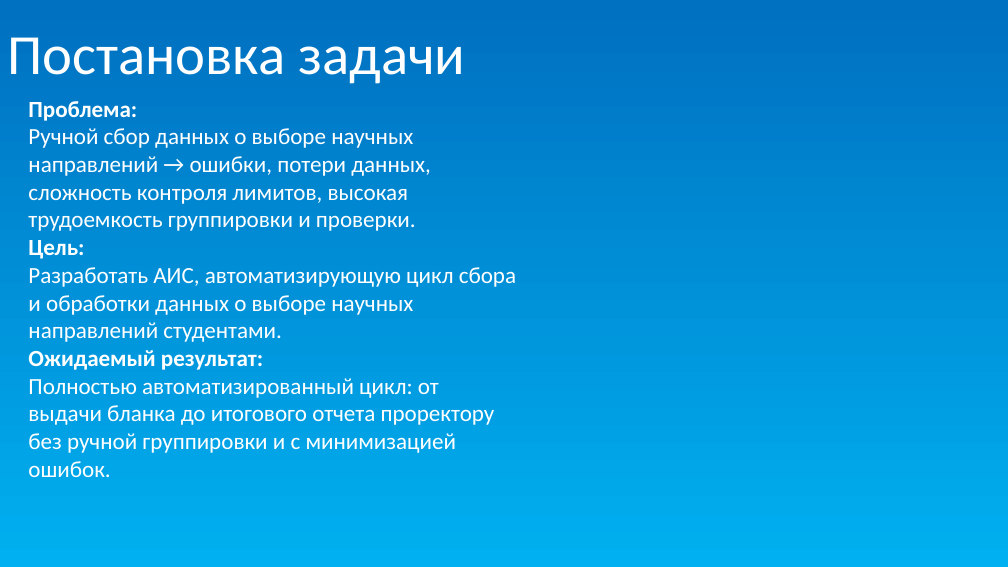
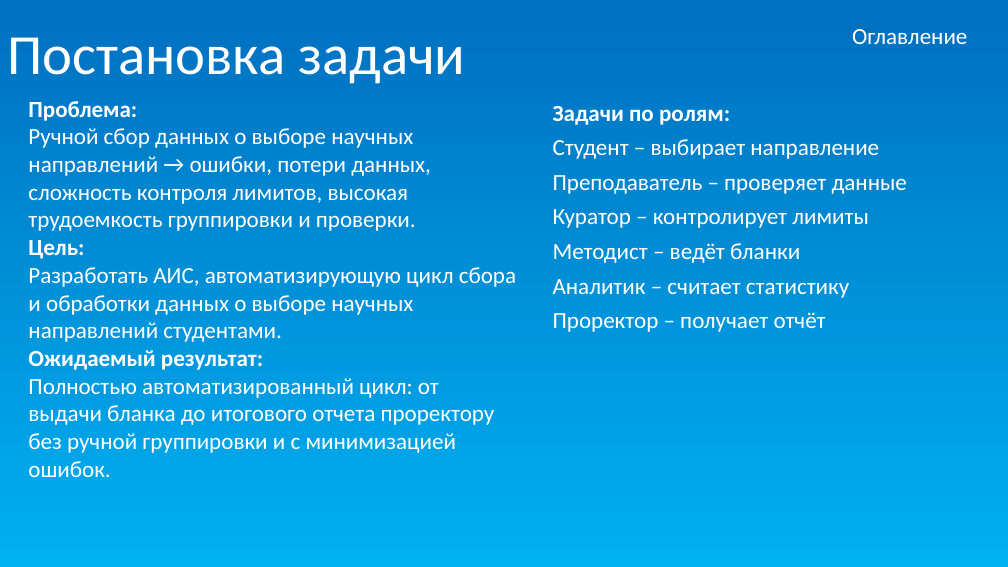
Before and after one commit to Dima-Shum/All_Documents_UP11, a slide deck: slide 3 of Шумов Д защита УП.pptx. Drawn at 1008x567 pixels with LibreOffice and Linux fonts; fonts in the diff are those of the drawing. Boxes give left, top, right and bottom in pixels: in the first picture for what was removed or moved away, otherwise in the second. Text is boxed around its words. In the diff, an @@ line names an element or a change of style, - is before the commit and + after.

```diff
--- a/Шумов Д защита УП.pptx
+++ b/Шумов Д защита УП.pptx
@@ text added at bbox=[852, 29, 967, 44], 22 pt, text #FFFFFF @@
+Оглавление
@@ text added at bbox=[553, 106, 907, 332], 22 pt, text #FFFFFF @@
+Задачи по ролям:
+Студент – выбирает направление
+Преподаватель – проверяет данные
+Куратор – контролирует лимиты
+Методист – ведёт бланки
+Аналитик – считает статистику
+Проректор – получает отчёт
```
Also in this commit, not shown: 14 other slides changed, 1 slide added, 1 slide removed.
